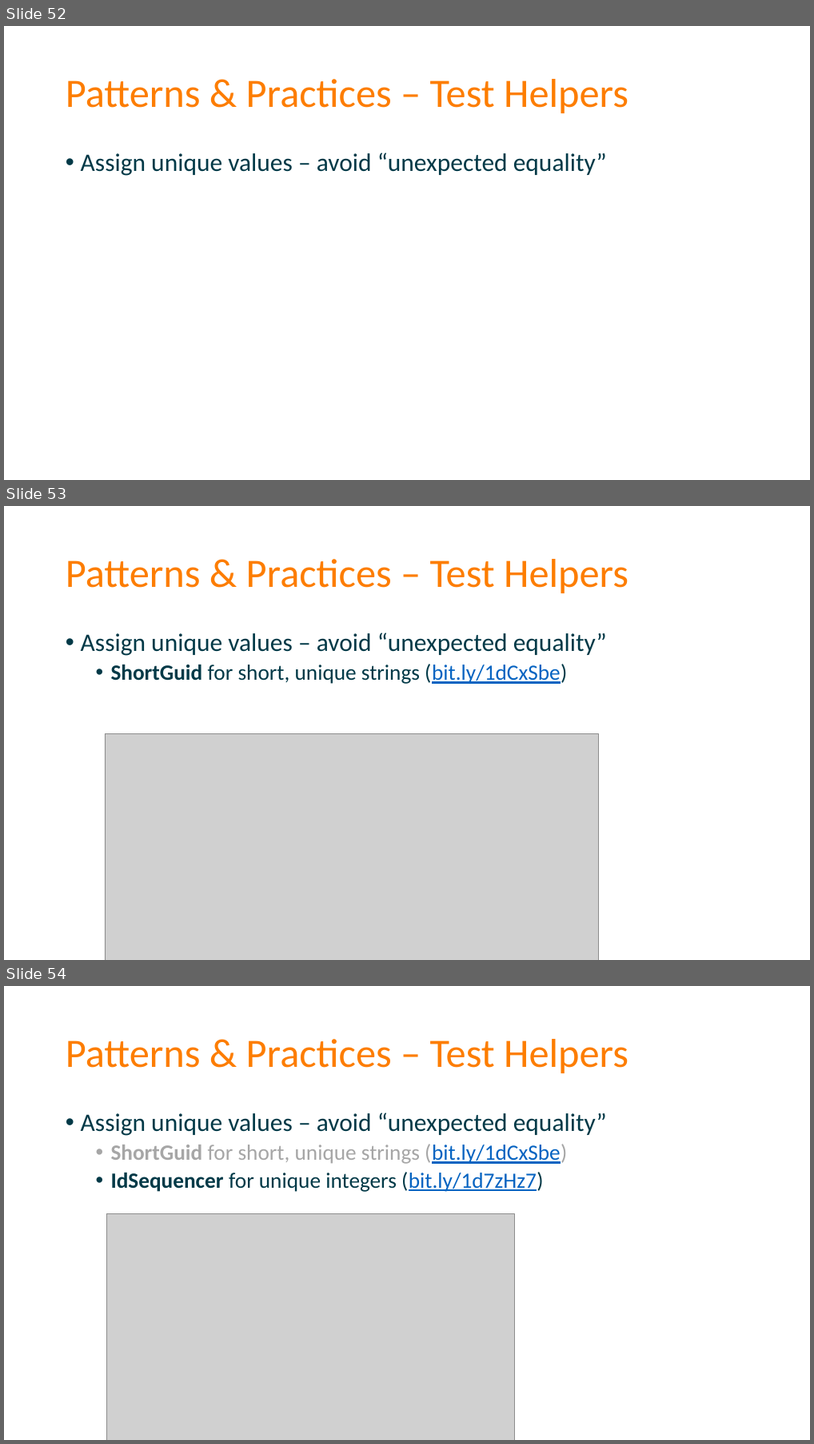
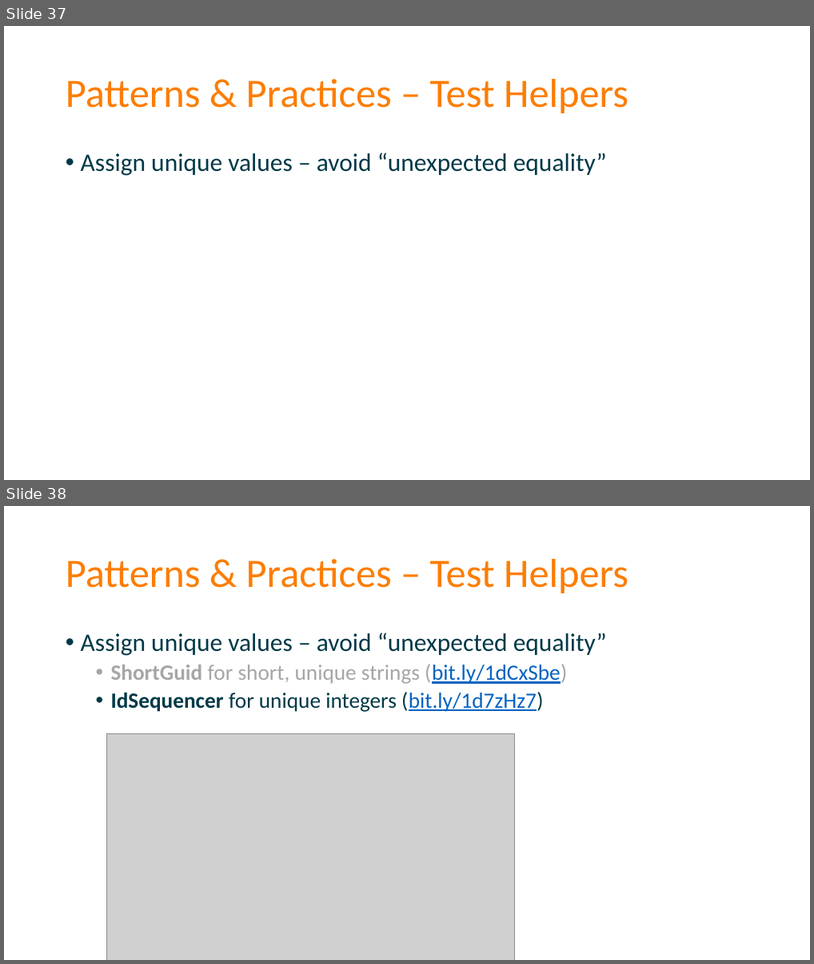
Before and after one commit to spetryjohnson/Talk-Patterns_of_Effective_Test_Setup, a slide deck: POETS - CodeMash 2017.pptx. Shown one above the other, each under a label of ours: slides 52, 53 and 54 before the commit, slides 37 and 38 after it. The pictures are 814x1444 and 814x964 pixels, drawn with LibreOffice and Linux fonts; fonts in the diff are those of the drawing; grey boxes stand for pictures. Boxes give left, top, right and bottom in pixels: in the first picture for what was removed or moved away, otherwise in the second. Text is boxed around its words. In the diff, an @@ line names an element or a change of style, - is before the commit and + after.

```diff
--- a/POETS - CodeMash 2017.pptx
+++ b/POETS - CodeMash 2017.pptx
@@ slide 53 removed at (4,506,810,960), background #FFFFFF @@
@@ title removed at (66,559,629,593) @@
-Patterns & Practices – Test Helpers
@@ text removed at (81,632,607,684) @@
-• Assign unique values – avoid “unexpected equality”
-  • ShortGuid for short, unique strings (bit.ly/1dCxSbe)
@@ picture removed at (105,733,599,960) @@
@@ what was slide 52 is now slide 37 @@
@@ what was slide 54 is now slide 38 @@
```
Also in this commit, not shown: 5 slides changed, 9 slides added, 6 other slides removed, 1 other file.
